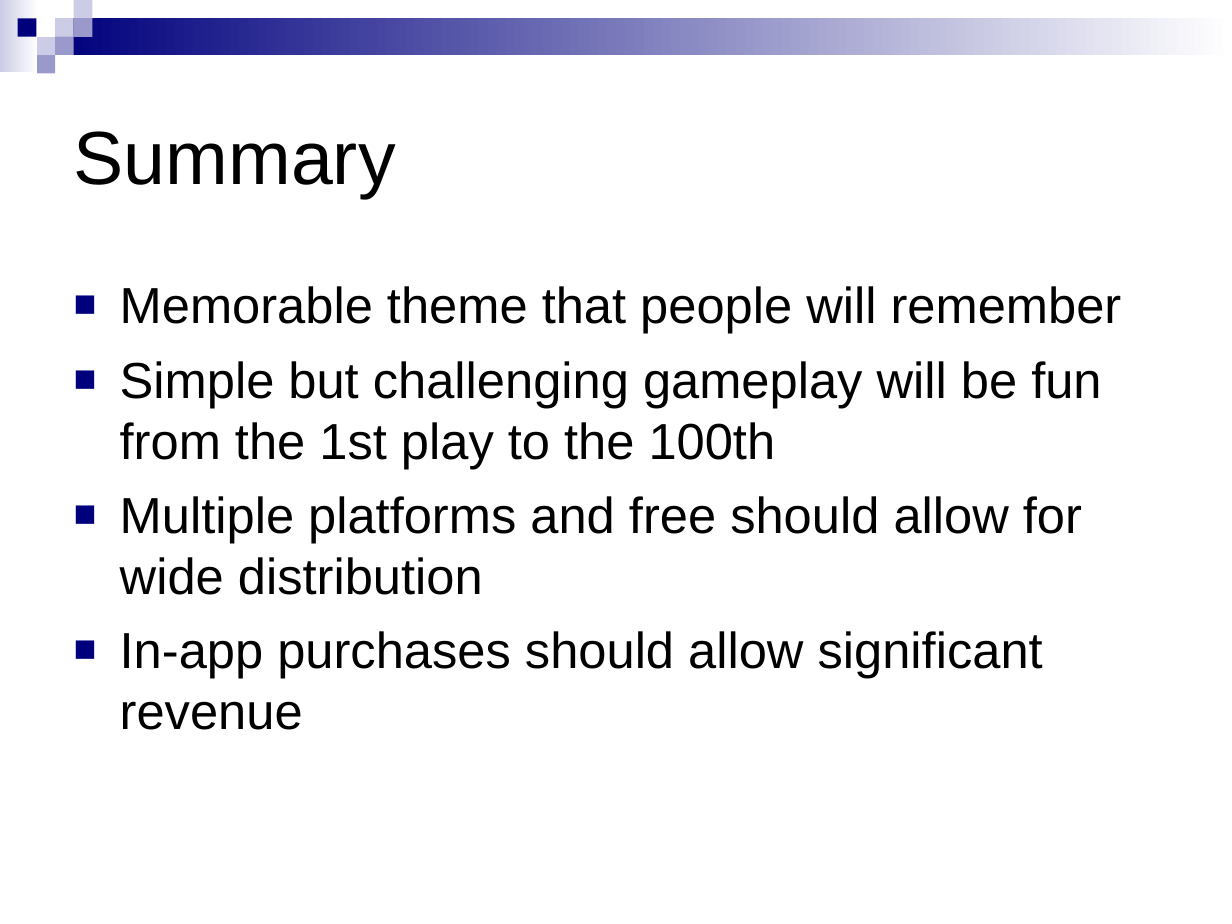
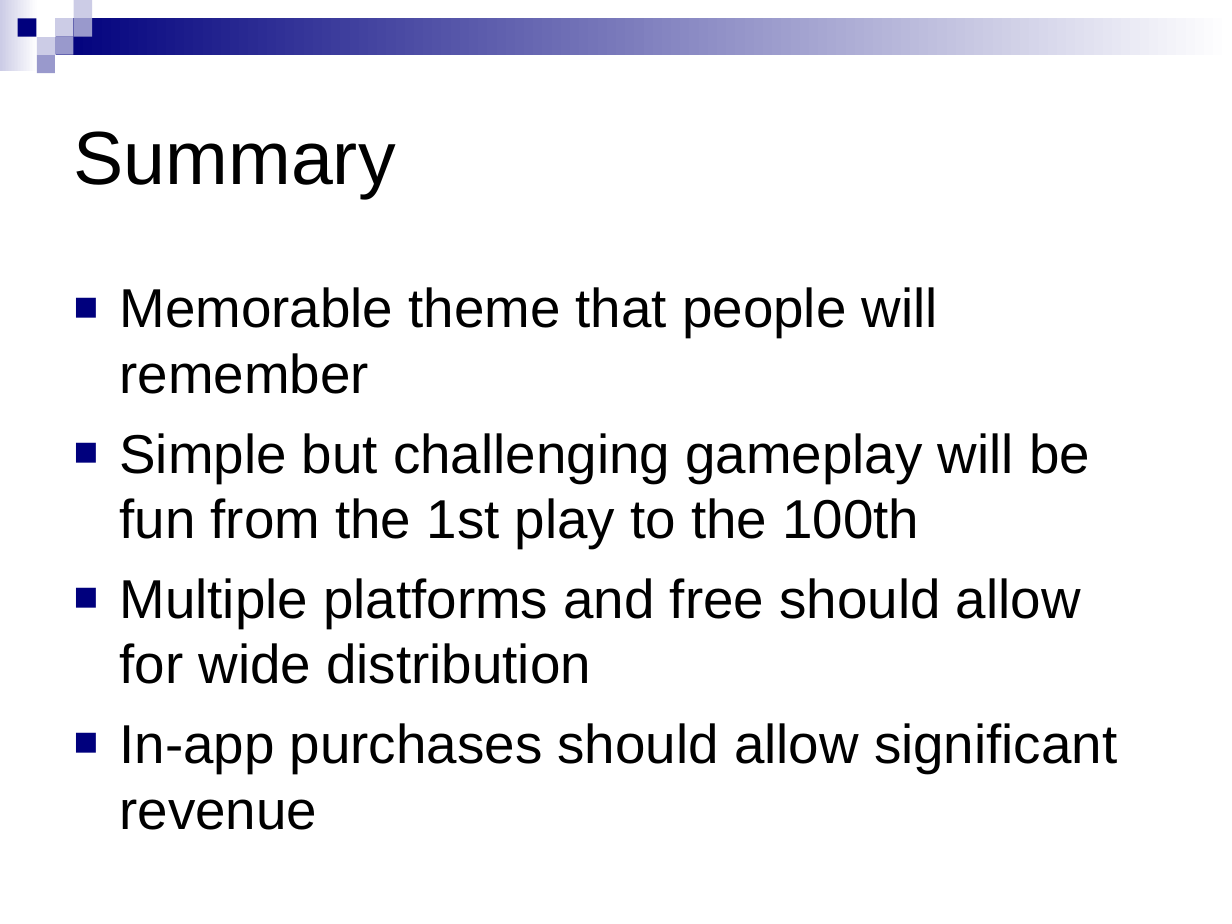
Before and after one commit to Xyzyx101/Pitch_Proposal_GDD_Project, a slide deck: slide 11 of proposal/proposal.ppt (slide 7 before the commit). Drawn at 1232x924 pixels with LibreOffice and Linux fonts; fonts in the diff are those of the drawing. Boxes give left, top, right and bottom in pixels: in the first picture for what was removed or moved away, otherwise in the second. Text is boxed around its words. In the diff, an @@ line names an element or a change of style, - is before the commit and + after.

```diff
--- a/proposal/proposal.ppt
+++ b/proposal/proposal.ppt
@@ text "Memorable theme that people will ..." at [119, 287, 1117, 830]: size 29.6 to 32 pt @@
```
Also in this commit, not shown: 4 slides added, 8 other files.
